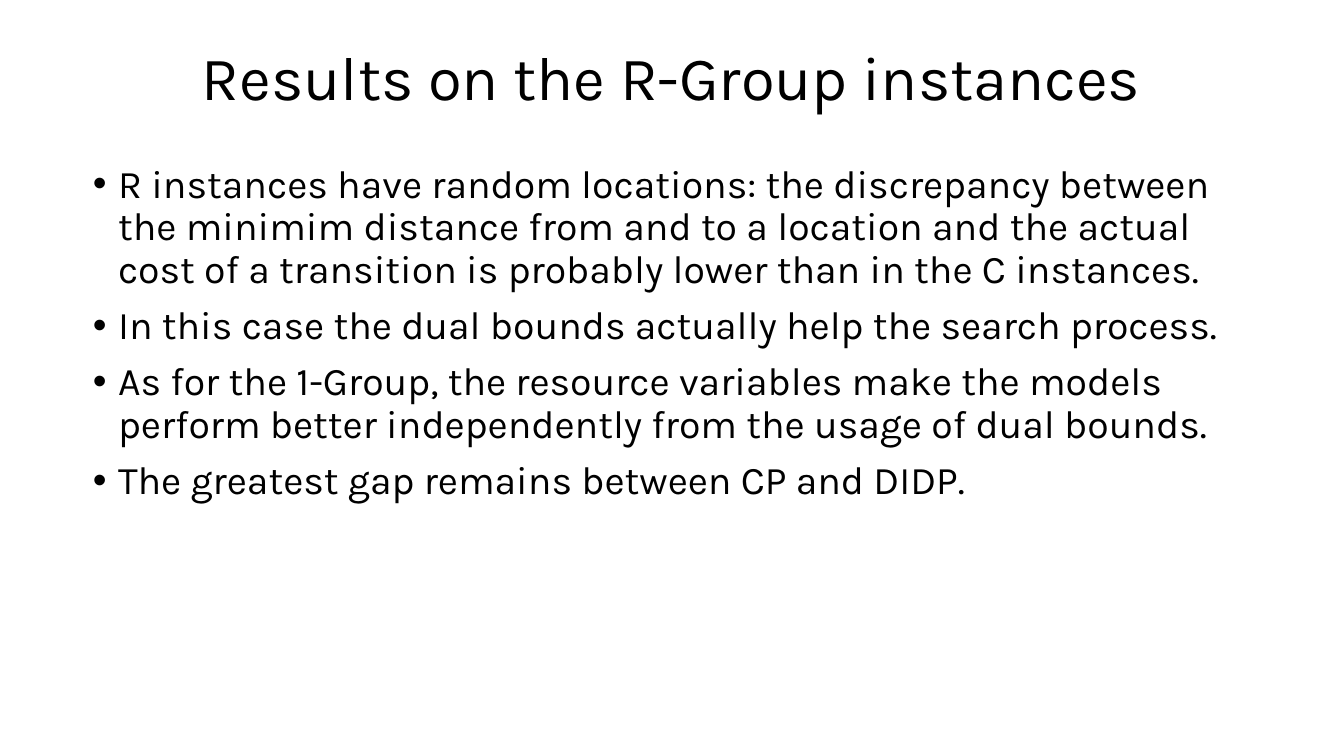
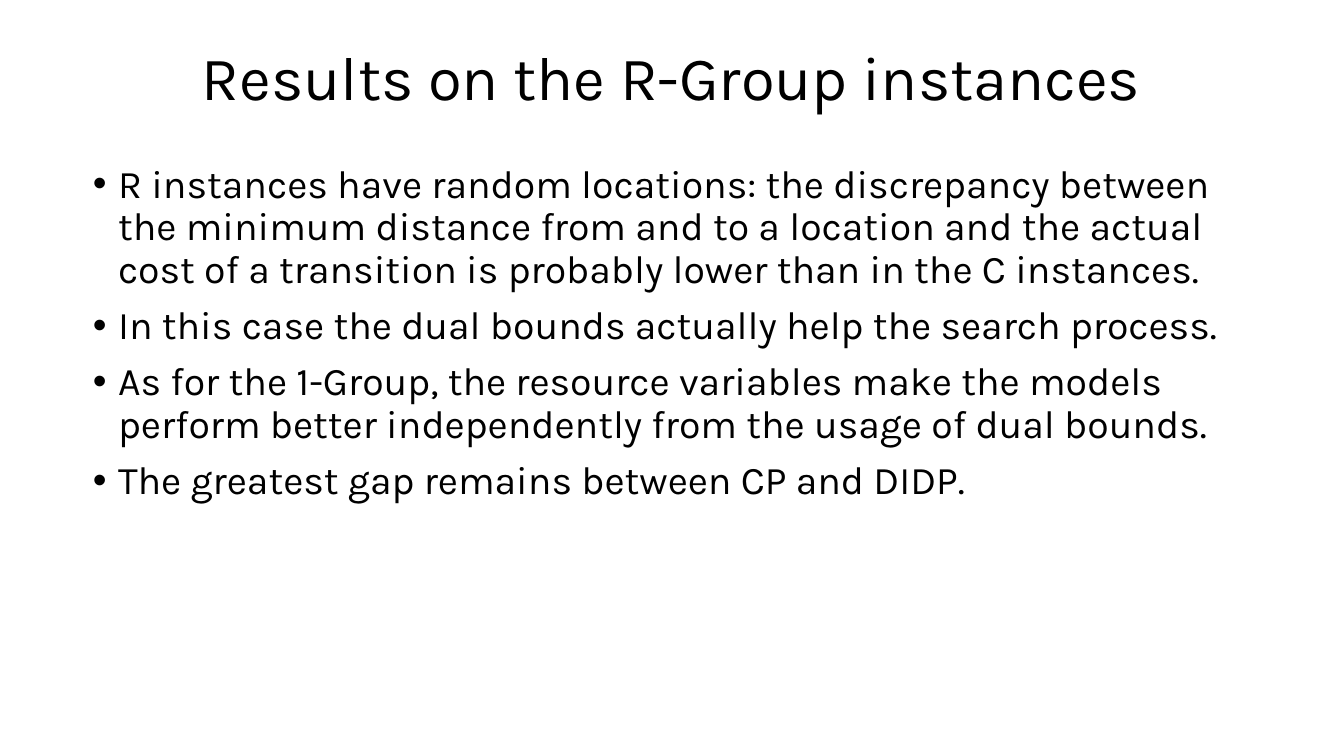
Before and after one commit to FabioGiordana/DIDP-On-Routing-Problems, a slide deck: slide 14 of cvrptw/CVRP-TW.pptx. Drawn at 1344x756 pixels with LibreOffice and Linux fonts; fonts in the diff are those of the drawing. Boxes give left, top, right and bottom in pixels: in the first picture for what was removed or moved away, otherwise in the second. Text is boxed around its words. In the diff, an @@ line names an element or a change of style, - is before the commit and + after.

```diff
--- a/cvrptw/CVRP-TW.pptx
+++ b/cvrptw/CVRP-TW.pptx
@@ text at [118, 171, 1209, 293]: text changed @@
-• R instances have random locations: the discrepancy between the minimim distance from and to a location and the actual cost of a transition is probably lower than in the C instances.
+• R instances have random locations: the discrepancy between the minimum distance from and to a location and the actual cost of a transition is probably lower than in the C instances.
```
Also in this commit, not shown: 6 other slides changed, 1 other file.
